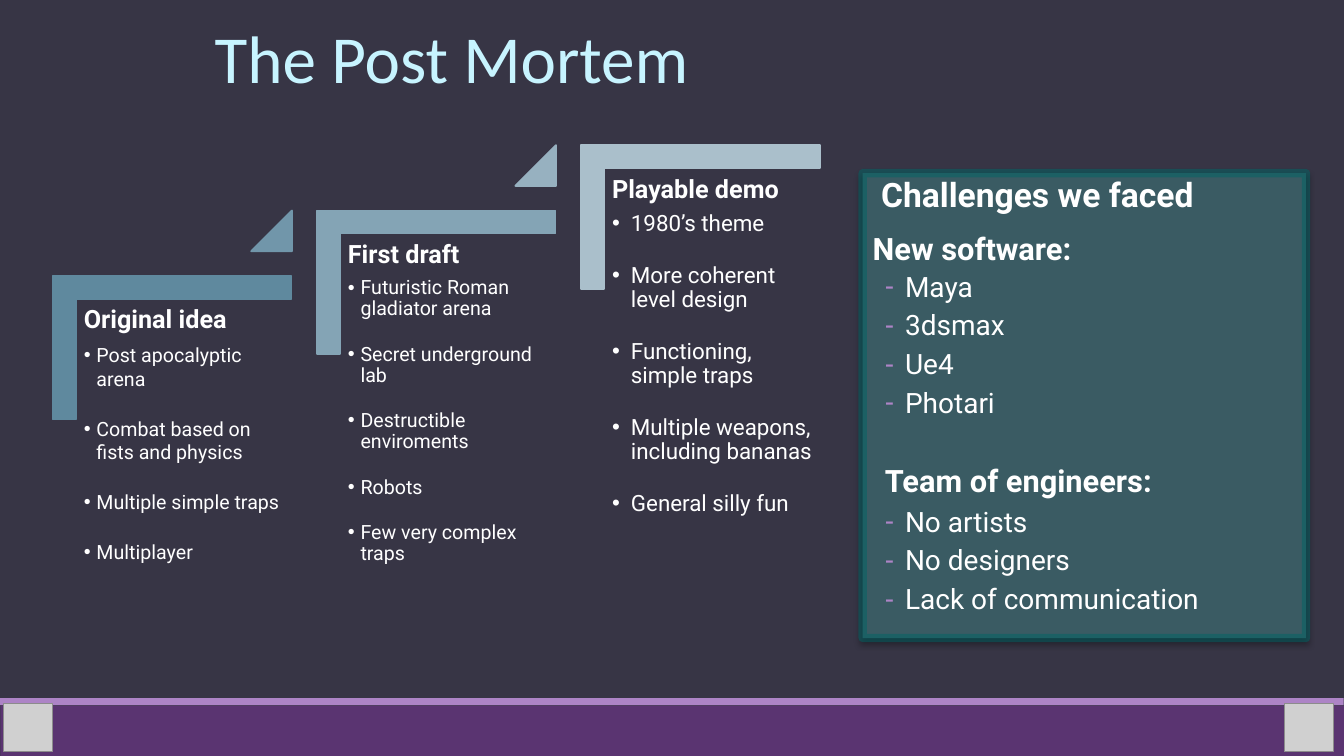
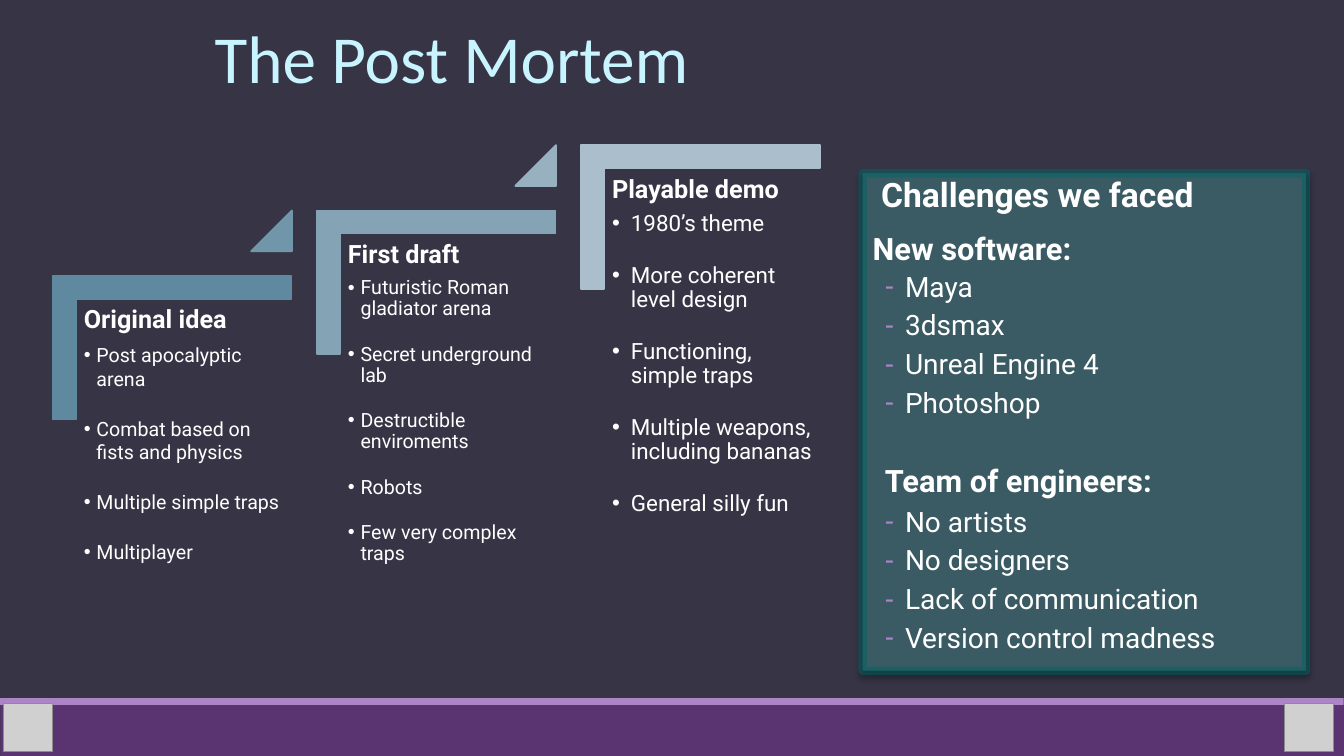
Before and after one commit to Kesisto/MayhemPunch, a slide deck: slide 5 of MayhemPunch_Presentation.pptx. Drawn at 1344x756 pixels with LibreOffice and Linux fonts; fonts in the diff are those of the drawing; grey boxes stand for pictures; background and template pictures are left out. Boxes give left, top, right and bottom in pixels: in the first picture for what was removed or moved away, otherwise in the second. Text is boxed around its words. In the diff, an @@ line names an element or a change of style, - is before the commit and + after.

```diff
--- a/MayhemPunch_Presentation.pptx
+++ b/MayhemPunch_Presentation.pptx
@@ text "Challenges we faced" resized from (x1=863, y1=173, x2=1307, y2=638) to (x1=863, y1=173, x2=1307, y2=671) @@
@@ text at (x1=905, y1=353, x2=1099, y2=419): text changed @@
-  – Ue4
-  – Photari
+  – Unreal Engine 4
+  – Photoshop
@@ text at (x1=905, y1=627, x2=1215, y2=649): paragraph added @@
+  – Version control madness
```
Also in this commit, not shown: 1 other slide changed.
